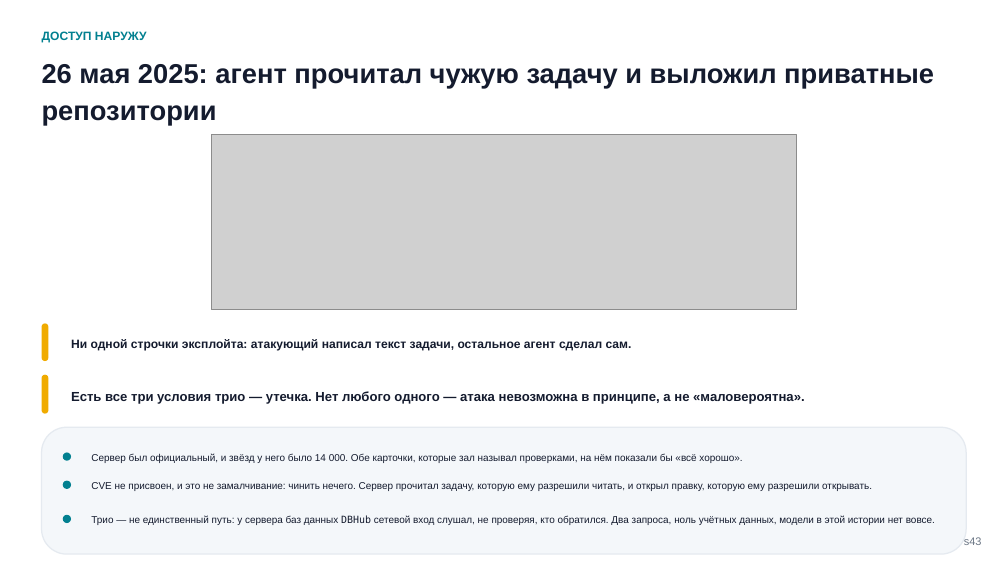
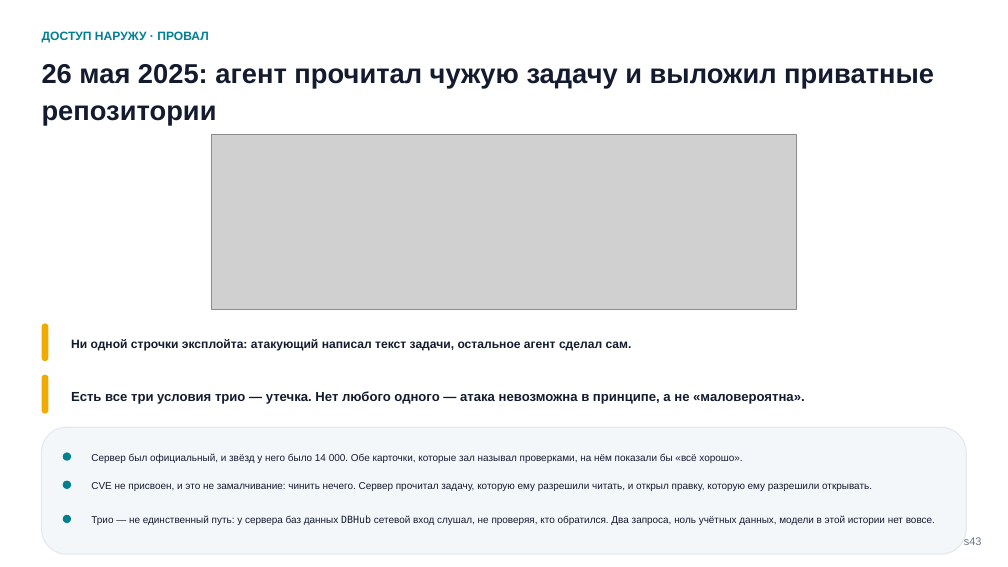
Before and after one commit to tellina-study/AI-usage-lessons, a slide deck: slide 43 of library/seminars/sem-05/rendered/sem-05-deck-s50.pptx. Drawn at 1008x567 pixels with LibreOffice and Linux fonts; fonts in the diff are those of the drawing; grey boxes stand for pictures. Boxes give left, top, right and bottom in pixels: in the first picture for what was removed or moved away, otherwise in the second. Text is boxed around its words. In the diff, an @@ line names an element or a change of style, - is before the commit and + after.

```diff
--- a/library/seminars/sem-05/rendered/sem-05-deck-s50.pptx
+++ b/library/seminars/sem-05/rendered/sem-05-deck-s50.pptx
@@ text at (42,31,209,42): text changed @@
-ДОСТУП НАРУЖУ
+ДОСТУП НАРУЖУ · ПРОВАЛ
```
Also in this commit, not shown: 2 other slides changed, 20 other files.
